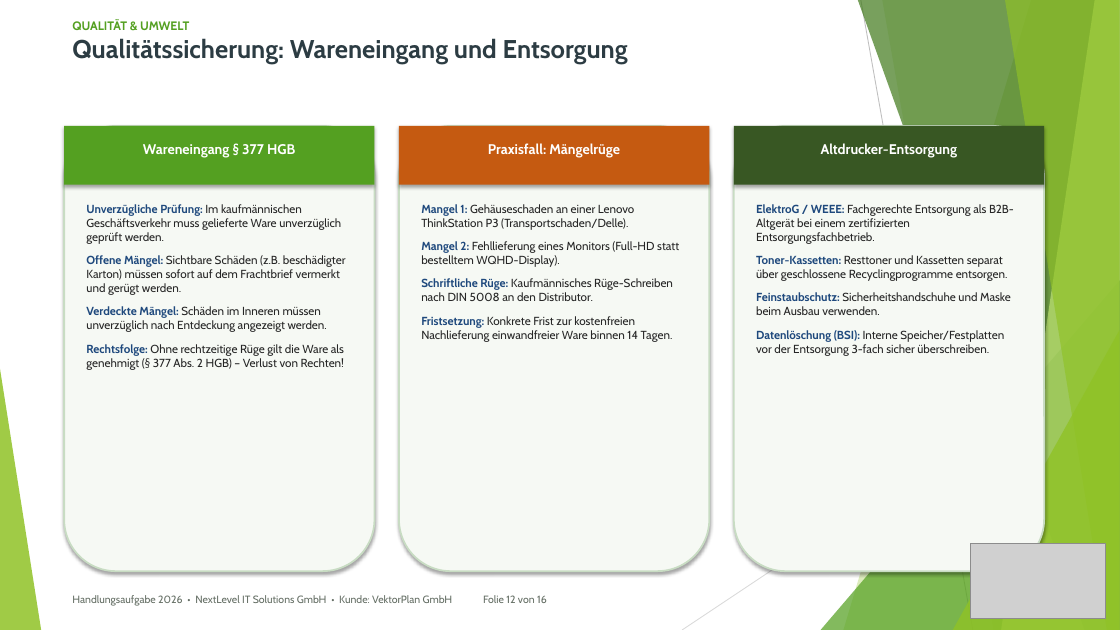
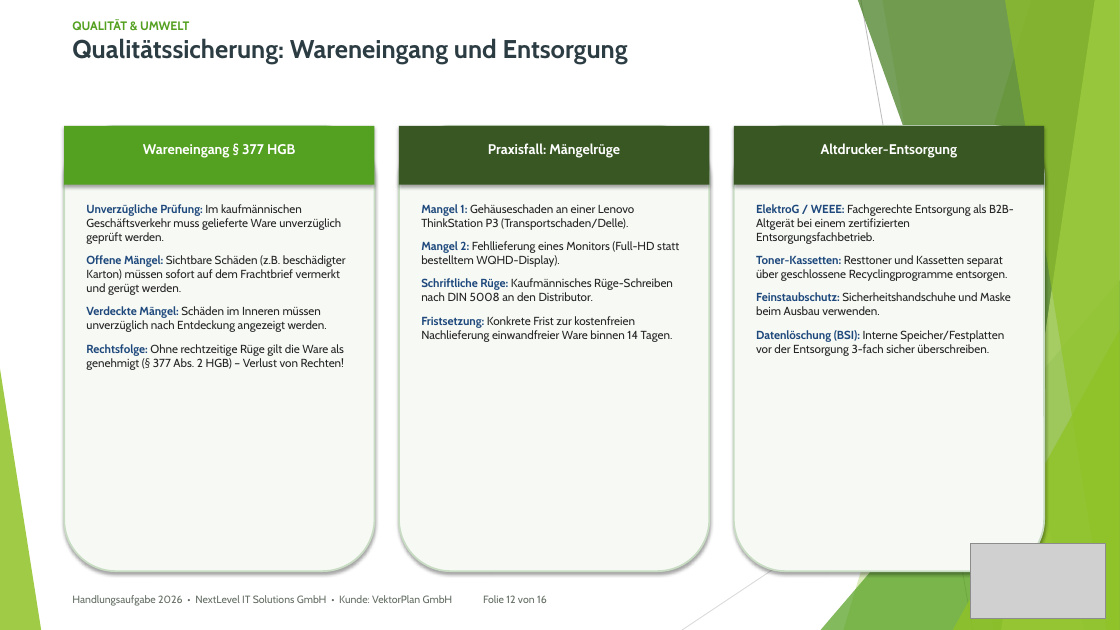
Before and after one commit to kluthjan/projekt_handlungsaufgabe, a slide deck: slide 12 of docs/08_Projektabschluss/Abschlusspraesentation.pptx. Drawn at 1120x630 pixels with LibreOffice and Linux fonts; fonts in the diff are those of the drawing; grey boxes stand for pictures. Boxes give left, top, right and bottom in pixels: in the first picture for what was removed or moved away, otherwise in the second. Text is boxed around its words. In the diff, an @@ line names an element or a change of style, - is before the commit and + after.

Commit message:
Qualitaetsverbesserungen: Folie 1 Team-Box kompakter, Folie 12 Farben vereinheitlicht (alle 3 Spalten dunkelgruen)

```diff
--- a/docs/08_Projektabschluss/Abschlusspraesentation.pptx
+++ b/docs/08_Projektabschluss/Abschlusspraesentation.pptx
@@ rectangle at box(399, 126, 709, 185): fill #C55A11 to #385723 @@
```
Also in this commit, not shown: 1 other slide changed.
